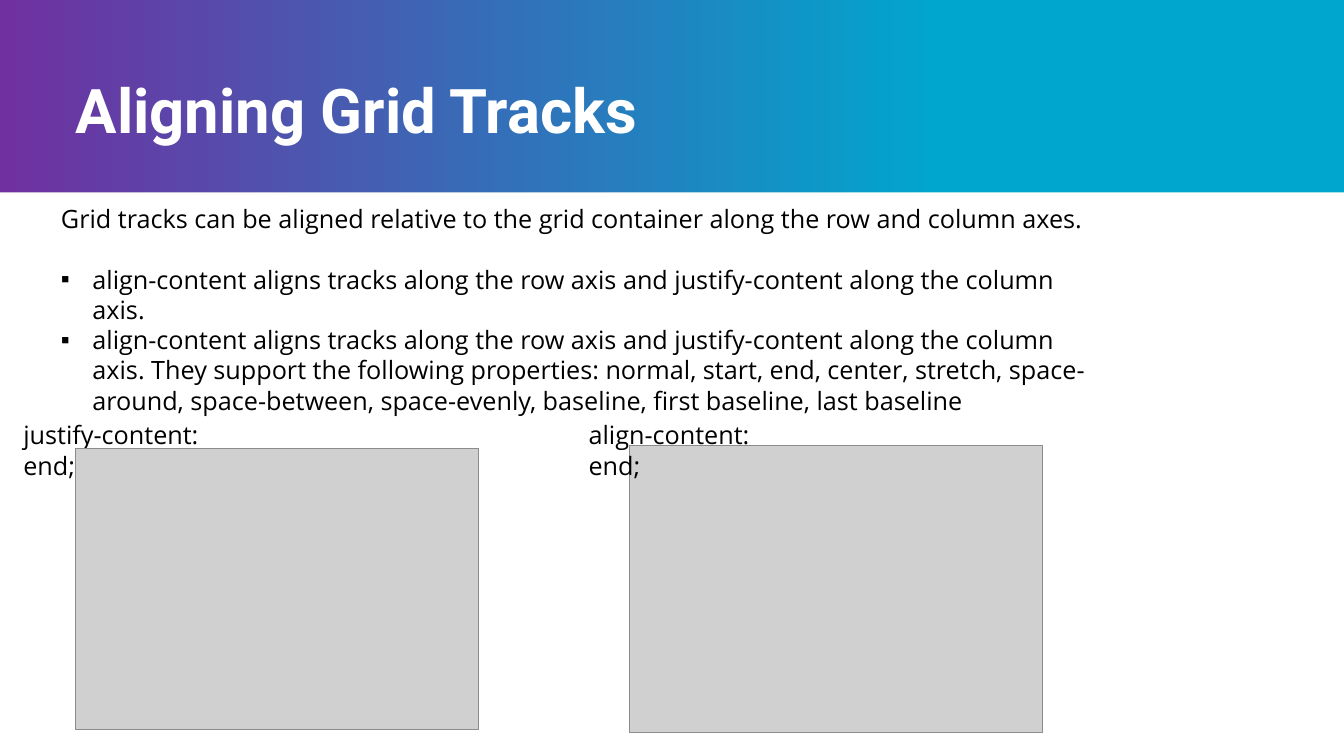
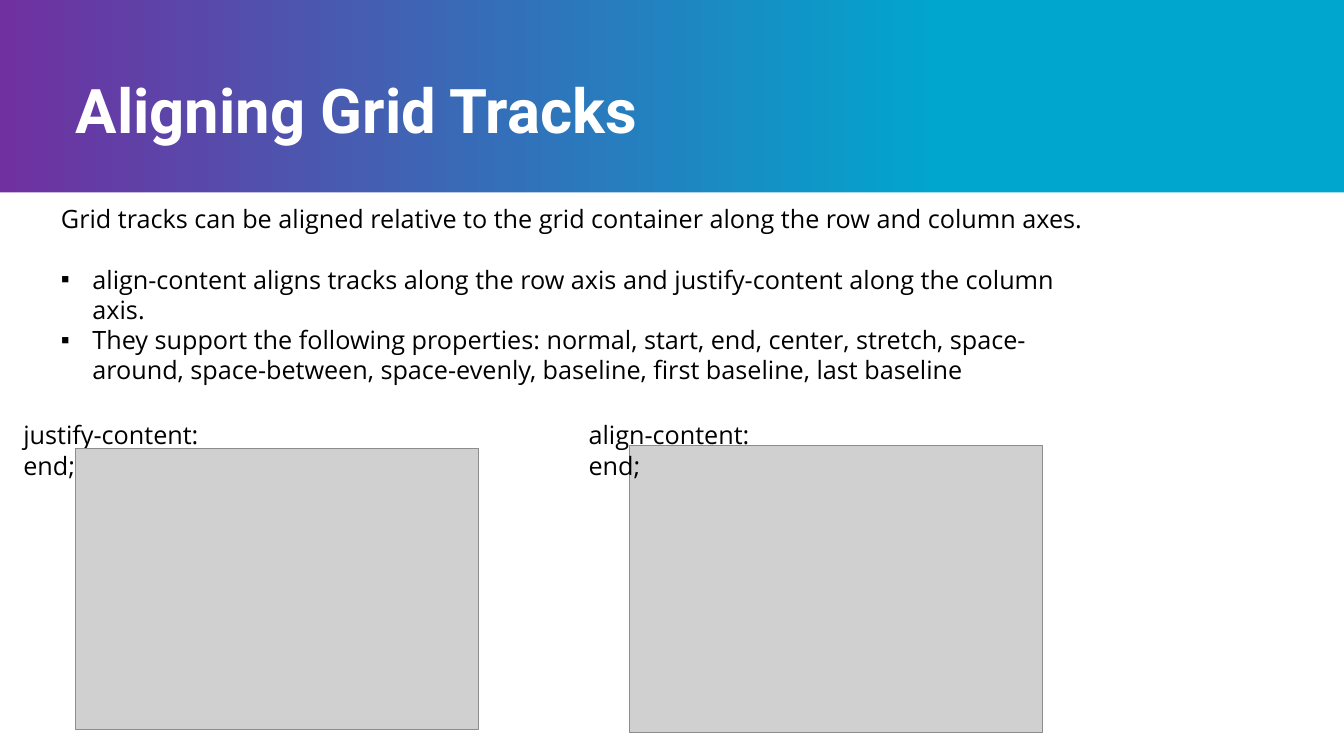
Before and after one commit to Yuliia143/Topics, a slide deck: slide 19 of CSS GRID.pptx. Drawn at 1344x756 pixels with LibreOffice and Linux fonts; fonts in the diff are those of the drawing; grey boxes stand for pictures; background and template pictures are left out. Boxes give left, top, right and bottom in pixels: in the first picture for what was removed or moved away, otherwise in the second. Text is boxed around its words. In the diff, an @@ line names an element or a change of style, - is before the commit and + after.

Commit message:
Delete extra text

```diff
--- a/CSS GRID.pptx
+++ b/CSS GRID.pptx
@@ text at box(92, 329, 1026, 385): text changed @@
-▪ align-content aligns tracks along the row axis and justify-content along the column axis. They support the following properties: normal, start, end, center, stretch, space-around, space-between, space-evenly, baseline, first baseline, last baseline
+▪ They support the following properties: normal, start, end, center, stretch, space-around, space-between, space-evenly, baseline, first baseline, last baseline
```
